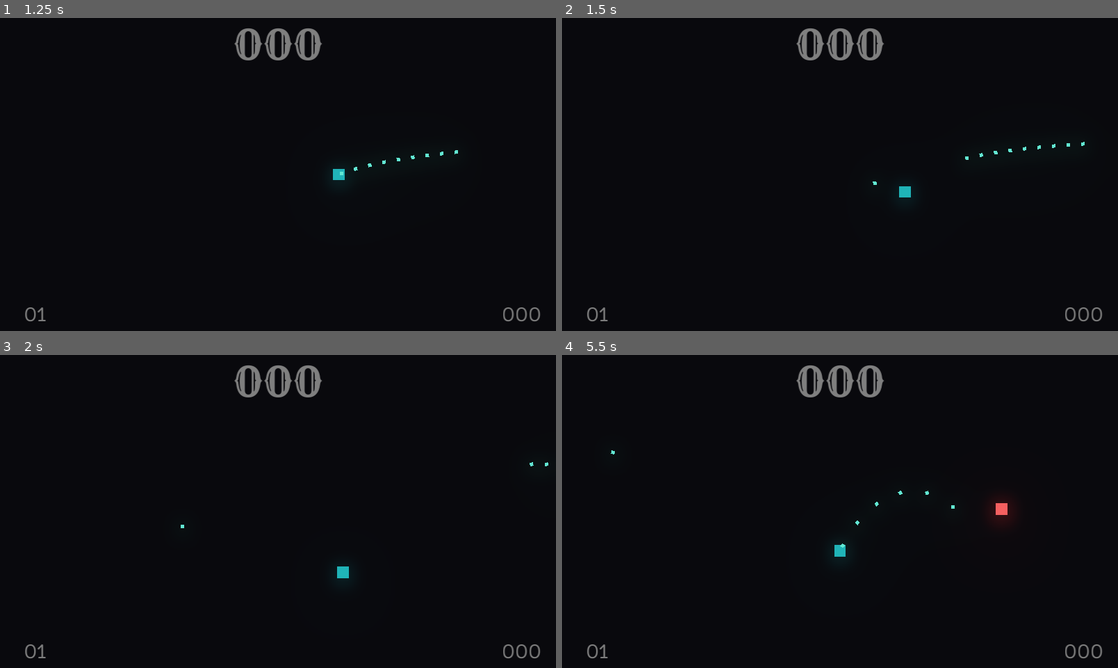
Above: before the commit, frames 1-4 (two rows, left to right).
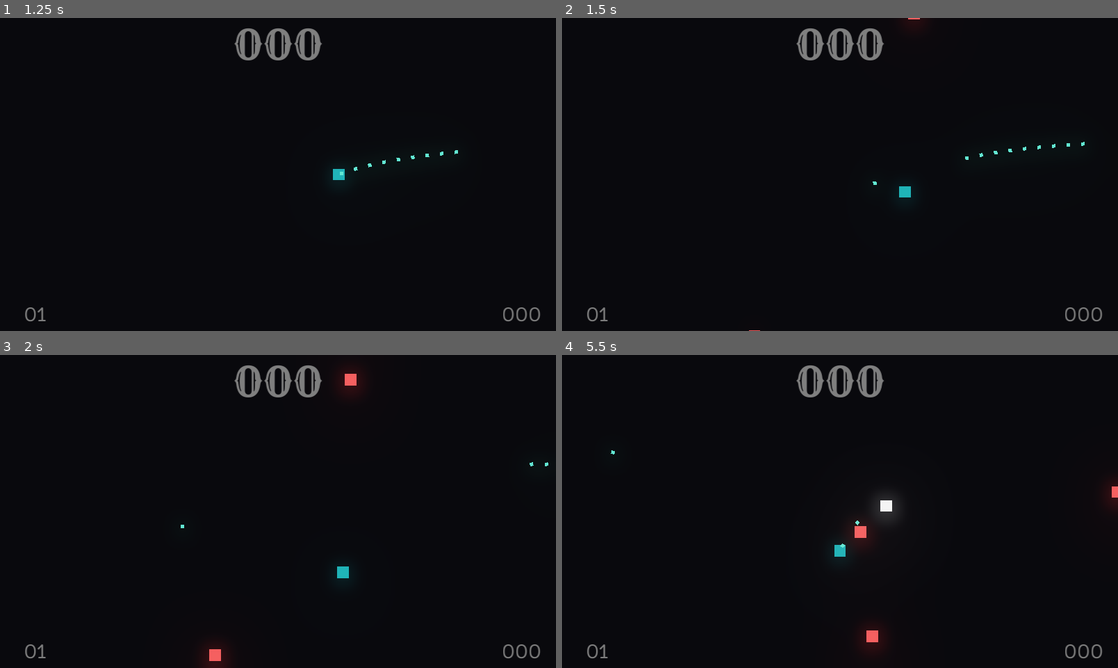
Above: after the commit, the same moments.

Repository: vecno-io/metafab-space-whales
Game: Godot game, scene res://MainScene.tscn
Two runs of this game, one before a commit and one after it. Both use one fixed random seed, a clock stepped at 60 frames per second and the inputs below.
Inputs (mouse positions are in pixels of both pictures, inside the frame that each line leads up to):
- Up to frame 1 (1.25 s): tap Enter at 0.5 s; move the mouse to (400, 158) at 0.52 s; press the mouse at (400, 158) at 0.53 s; hold D (move_right) from 0.53 s (still down)
- Up to frame 2 (1.5 s): move the mouse to (728, 190) at 1.27 s; release D (move_right) at 1.28 s; release the mouse at (728, 190) at 1.28 s; hold S (move_down) from 1.28 s (still down); click (728, 190) at 1.35 s
- Up to frame 3 (2 s): keep holding S (move_down)
- Up to frame 4 (5.5 s): move the mouse to (895, 442) at 2.02 s; release S (move_down) at 2.03 s; press the mouse at (895, 442) at 2.03 s; hold D (move_right) 2.03-2.78 s; move the mouse to (812, 574) at 2.77 s; release the mouse at (812, 574) at 2.78 s; hold W (move_up) 2.78-3.53 s; click (812, 574) at 2.85 s; move the mouse to (1006, 558) at 3.52 s; press the mouse at (1006, 558) at 3.53 s; hold A (move_left) 3.53-5.03 s; move the mouse to (673, 464) at 4.27 s; release the mouse at (673, 464) at 4.28 s; click (673, 464) at 4.35 s; move the mouse to (867, 511) at 5.02 s; press the mouse at (867, 511) at 5.03 s; hold S (move_down) from 5.03 s (still down)

Frame 1 is identical in both runs. In frame 2, less than 0.1% of the frame differs, in the area x 33-65%, y 0-100%; in frame 3, 0.6%; in frame 4, 1.3%, in the area x 51-100%, y 40-95%.

Commit message:
tweak spawner setup

Diff:
--- a/client/prefabs/Sector.gd
+++ b/client/prefabs/Sector.gd
@@ -1,6 +1,13 @@
 extends Node2D
 
+
 signal updated_difficulty
+
+export(int) var spawn_inital = 3
+
+export(float) var spawn_time_base = 1.8
+export(float) var spawn_time_ticks = 0.1
+export(float) var spawn_time_mimimum = 0.6
 
 var difficulty = 0
 
@@ -8,18 +15,19 @@
 
 var proto_enemy = preload("res://prefabs/enemies/ProtoEnemy.tscn")
 
+
 func _ready():
 	randomize()
 	Global.local_sector = self
+	spawn_timer.wait_time = spawn_time_base
+	for __ in range(0, spawn_inital):_spawn_enemy()
 
 
 func _exit_tree():
 	Global.local_sector = null
 
 
-func _on_spawn_timeout():
-	if Global.paused:
-		return
+func _spawn_enemy():
 	# Note: Depend on screen size
 	var x =	rand_range(0, 960)
 	var y =	rand_range(0, 540)
@@ -33,8 +41,13 @@
 	Global.instance_node(proto_enemy, self, Vector2(x, y))
 
 
+func _on_spawn_timeout():
+	if !Global.paused:
+		_spawn_enemy()
+
+
 func _on_difficulty_timeout():
-	if spawn_timer.wait_time > 0.6:
+	if spawn_timer.wait_time > spawn_time_mimimum:
 		difficulty += 1
-		spawn_timer.wait_time -= 0.1
+		spawn_timer.wait_time -= spawn_time_ticks
 		emit_signal("updated_difficulty", difficulty)
